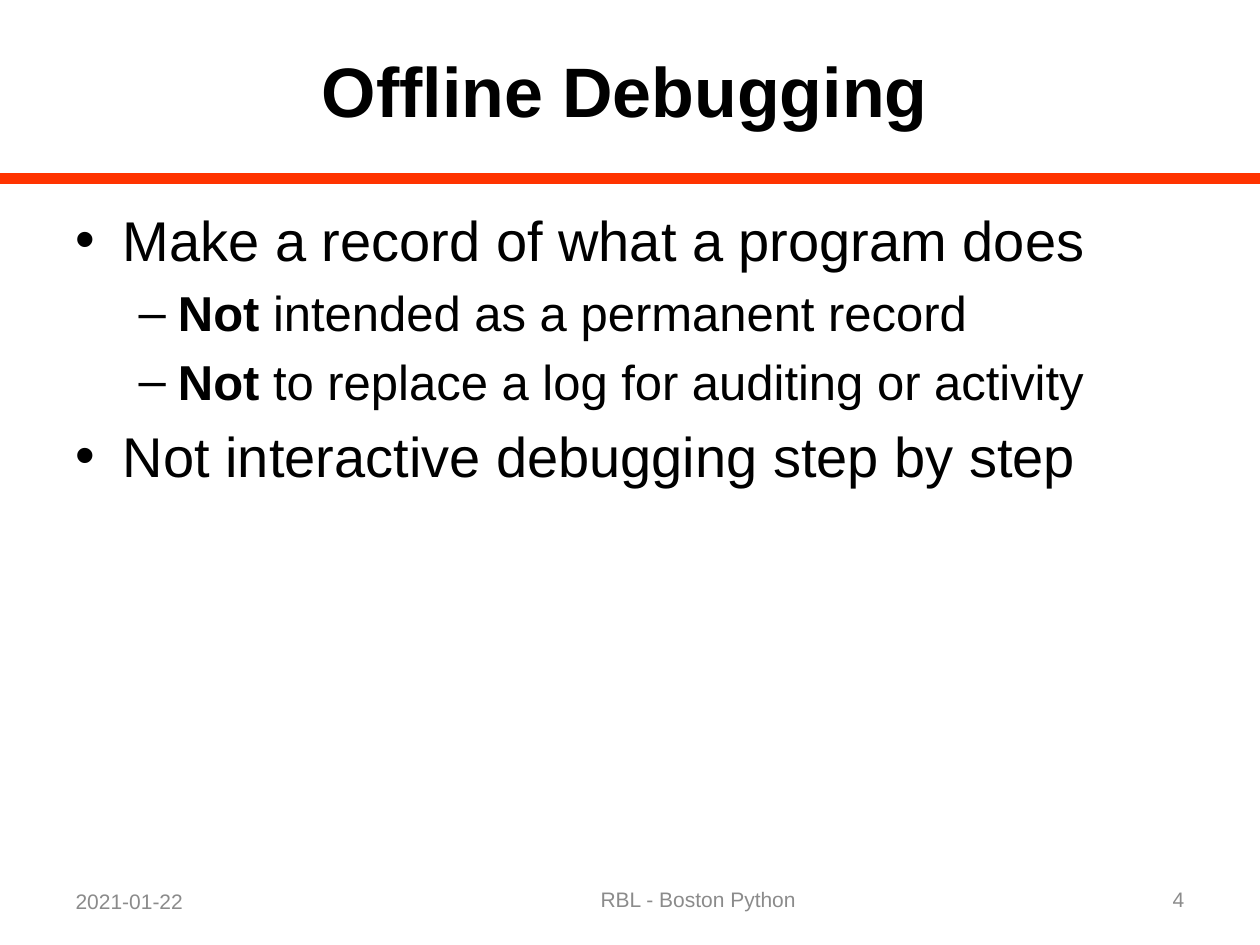
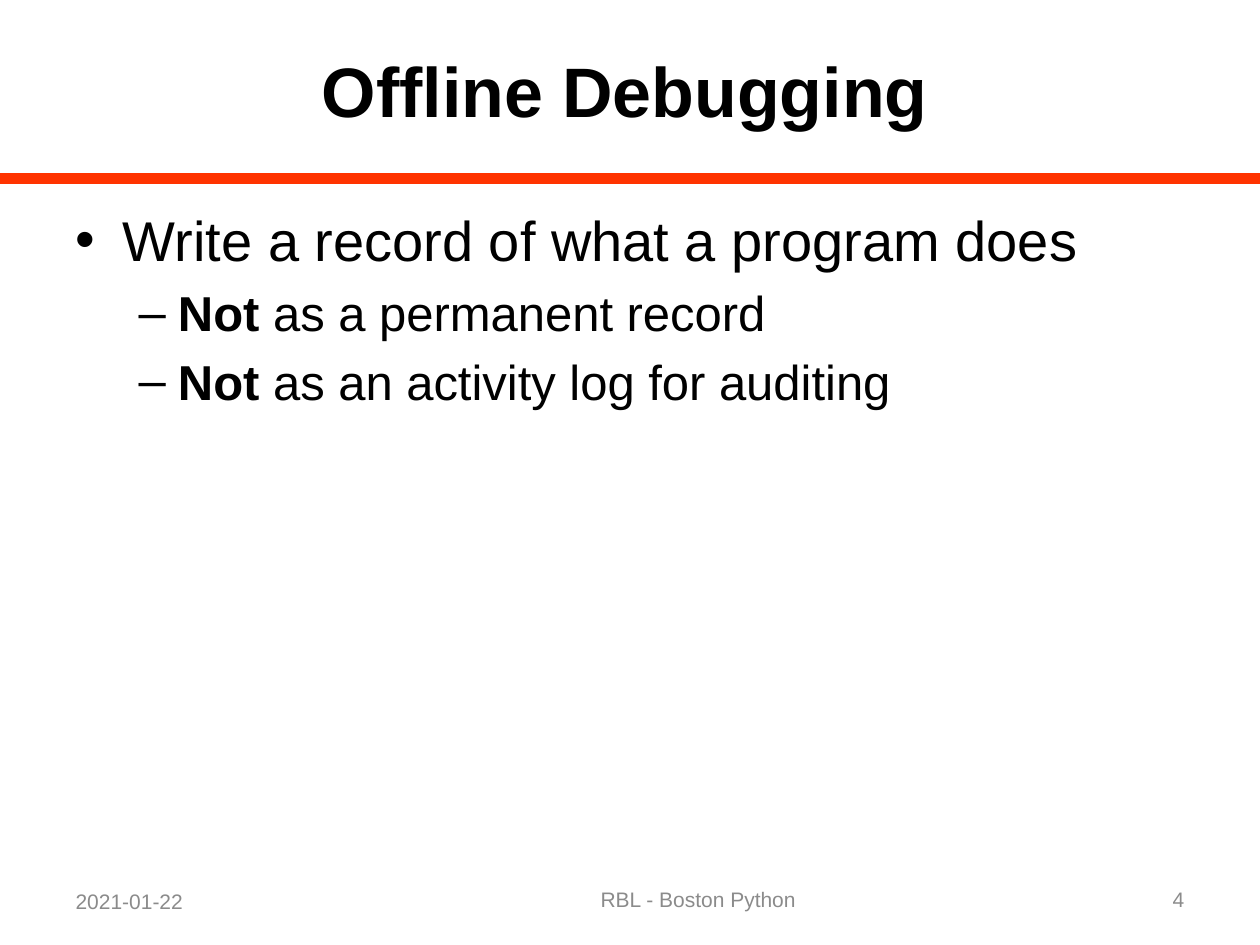
Before and after one commit to rblandau/NewTrace, a slide deck: slide 4 of docs/OfflineDebugging/A Dinosaur and a Python 04.pptx. Drawn at 1260x945 pixels with LibreOffice and Linux fonts; fonts in the diff are those of the drawing. Boxes give left, top, right and bottom in pixels: in the first picture for what was removed or moved away, otherwise in the second. Text is boxed around its words. In the diff, an @@ line names an element or a change of style, - is before the commit and + after.

```diff
--- a/docs/OfflineDebugging/A Dinosaur and a Python 04.pptx
+++ b/docs/OfflineDebugging/A Dinosaur and a Python 04.pptx
@@ text at box(123, 220, 1077, 410): text changed @@
-• Make a record of what a program does
-  – Not intended as a permanent record
-  – Not to replace a log for auditing or activity
-• Not interactive debugging step by step
+• Write a record of what a program does
+  – Not as a permanent record
+  – Not as an activity log for auditing
```
Also in this commit, not shown: 24 other slides changed, 1 slide removed, 5 other files.
